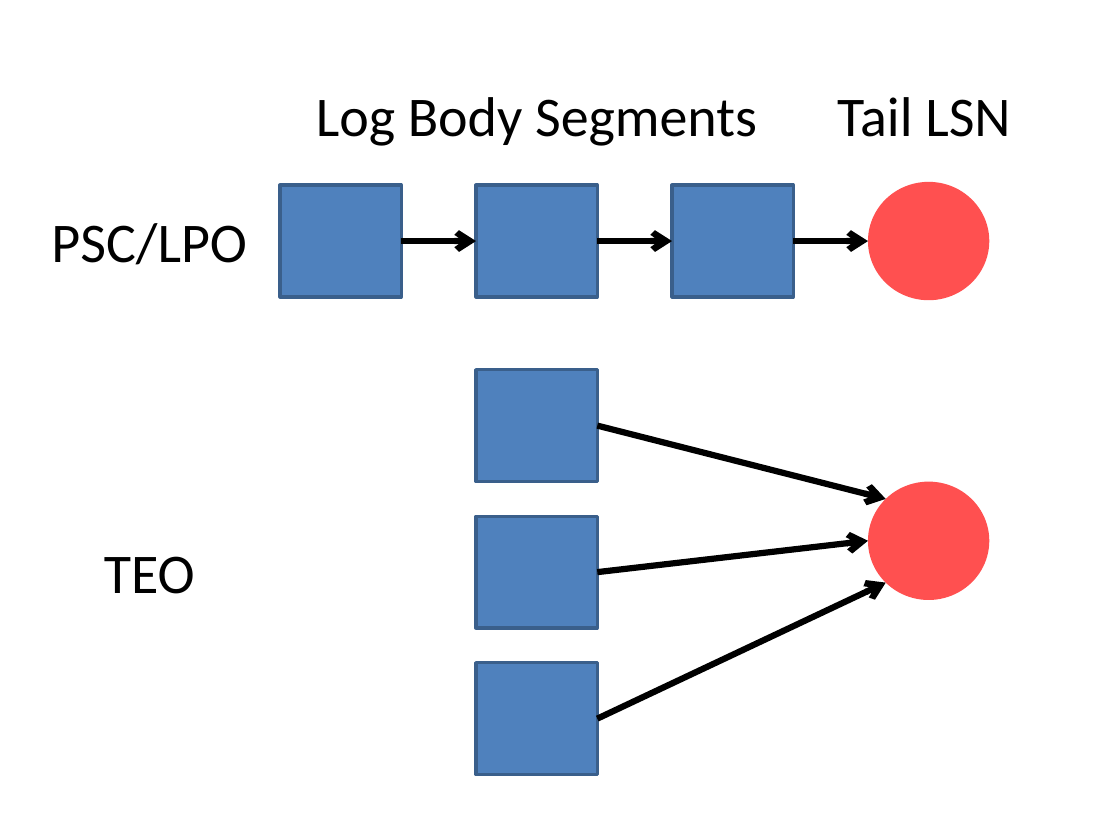
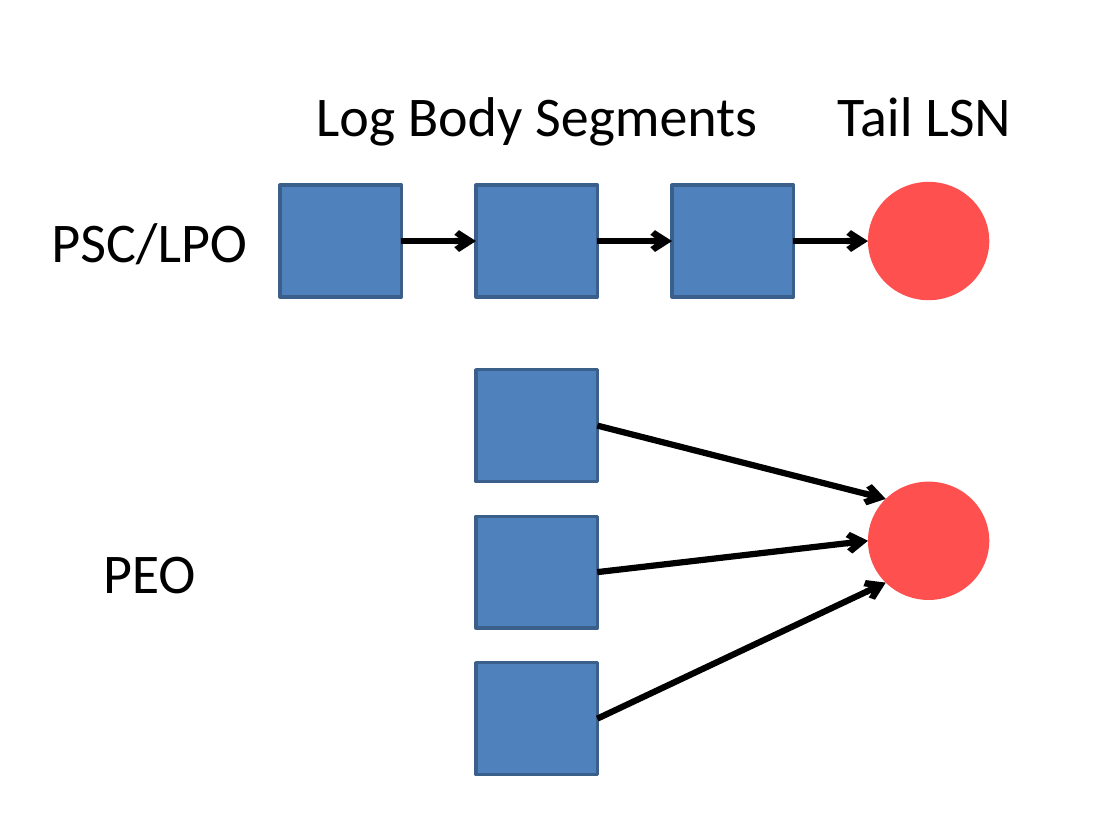
Before and after one commit to Abulila/dissertation, a slide deck: slide 1 of proposal/PMC/persist_wal.pptx. Drawn at 1120x840 pixels with LibreOffice and Linux fonts; fonts in the diff are those of the drawing. Boxes give left, top, right and bottom in pixels: in the first picture for what was removed or moved away, otherwise in the second. Text is boxed around its words. In the diff, an @@ line names an element or a change of style, - is before the commit and + after.

```diff
--- a/proposal/PMC/persist_wal.pptx
+++ b/proposal/PMC/persist_wal.pptx
@@ text at (103, 556, 195, 594): text changed @@
-TEO
+PEO
```
Also in this commit, not shown: 6 other files.
